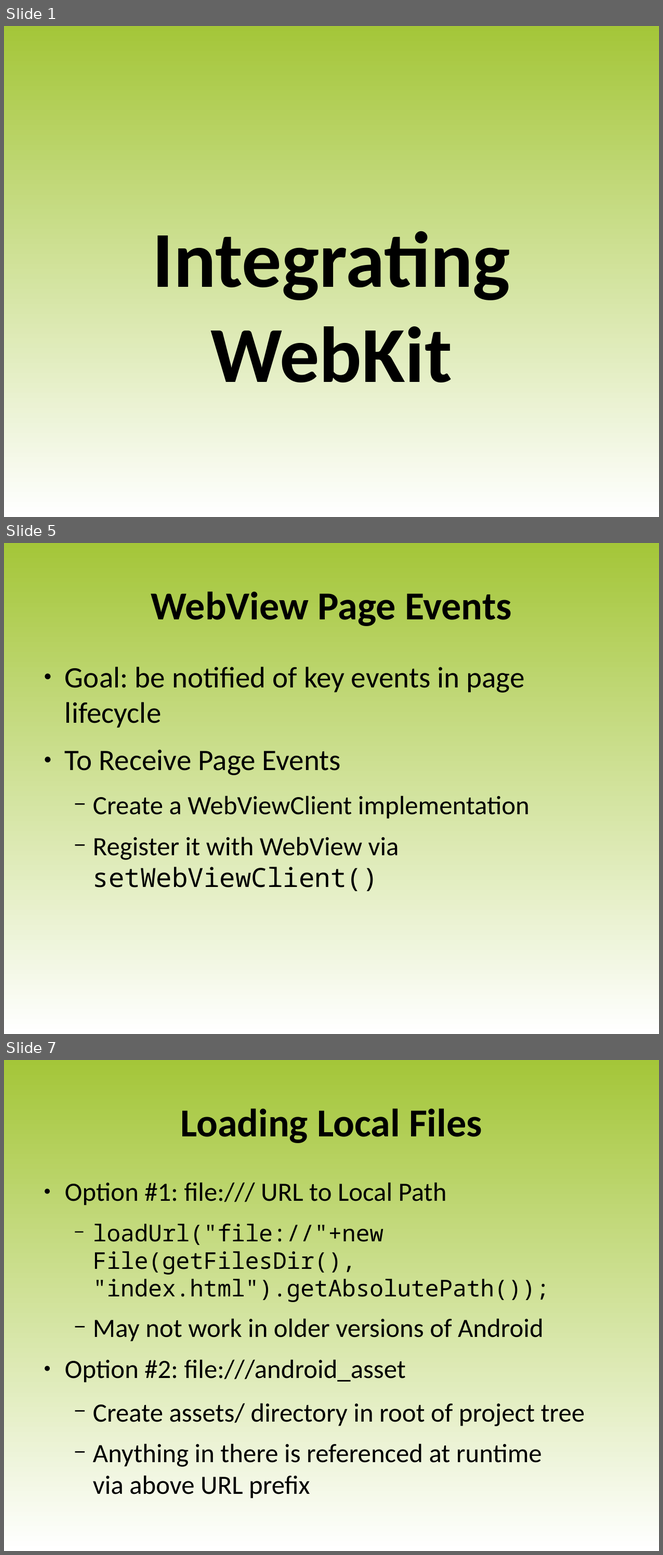
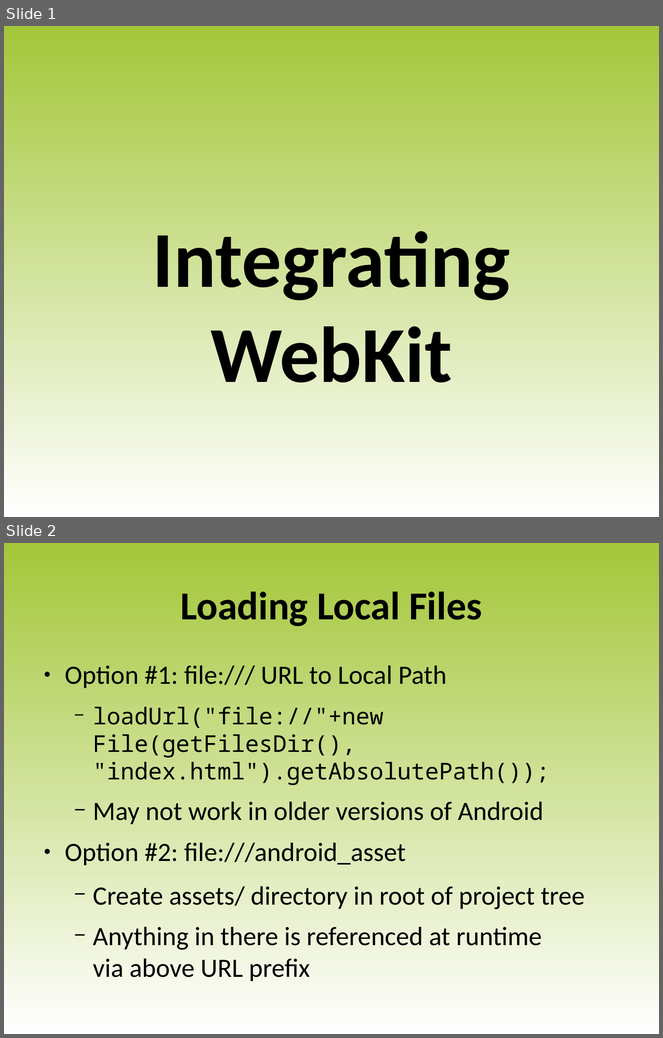
Before and after one commit to luigi-agosti/cw-courseware, a slide deck: XX-WebKit.odp. Shown one above the other, each under a label of ours: slides 1, 5 and 7 before the commit, slides 1 and 2 after it; the slides between them are not shown. The pictures are 663x1555 and 663x1038 pixels, drawn with LibreOffice and Linux fonts; fonts in the diff are those of the drawing; background and template pictures are left out. Boxes give left, top, right and bottom in pixels: in the first picture for what was removed or moved away, otherwise in the second. Text is boxed around its words. In the diff, an @@ line names an element or a change of style, - is before the commit and + after.

```diff
--- a/XX-WebKit.odp
+++ b/XX-WebKit.odp
@@ slide 5 removed at (4, 543, 659, 1034), background gradient #A4C639 to #FFFFFF @@
@@ title removed at (151, 591, 512, 626) @@
-WebView Page Events
@@ text removed at (65, 667, 530, 891) @@
-● Goal: be notified of key events in page lifecycle
-● To Receive Page Events
-  − Create a WebViewClient implementation
-  − Register it with WebView via setWebViewClient()
@@ what was slide 7 is now slide 2 @@
```
Also in this commit, not shown: 4 other slides removed.
